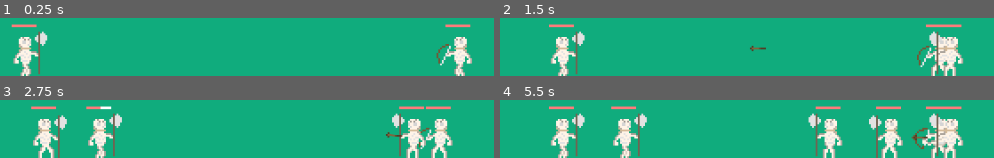
Above: before the commit, frames 1-4 (two rows, left to right).
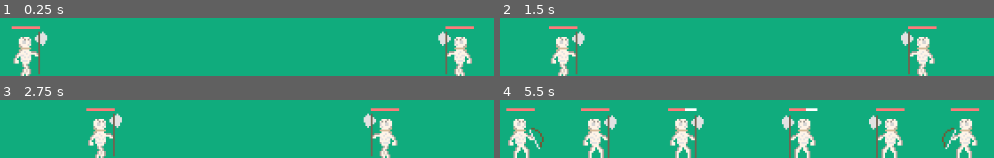
Above: after the commit, the same moments.

Repository: acc-lab/test
Game: Godot game, scene res://games scene.tscn
Same seed, same stepped clock (60 frames per second), same inputs: the game is played once before the commit and once after it.
Inputs (mouse positions are in pixels of both pictures, inside the frame that each line leads up to):
- Up to frame 1 (0.25 s): no input
- Up to frame 2 (1.5 s): move the mouse to (outside the picture) at 0.52 s; move the mouse to (outside the picture) at 1.27 s
- Up to frame 3 (2.75 s): move the mouse to (outside the picture) at 2.02 s
- Up to frame 4 (5.5 s): move the mouse to (outside the picture) at 2.77 s; move the mouse to (outside the picture) at 3.52 s; move the mouse to (outside the picture) at 4.27 s; move the mouse to (outside the picture) at 5.02 s

The runs differ from the first frame. In frame 1, 1.9% of the frame differs, in the area x 2-96%, y 10-97%; in frame 2, 7.1%; in frame 3, 11%; in frame 4, 27%, in the area x 1-98%, y 10-100%.

Commit message:
properly add chop projectile

Diff:
--- a/Manager_projectile.gd
+++ b/Manager_projectile.gd
@@ -1,7 +1,7 @@
 extends Node
 
 var scene = {}
-var scenes = ["arrow"]
+var scenes = ["arrow", "chop"]
 
 func _ready():
 	for name in scenes:
@@ -12,37 +12,8 @@
 var ticks = 0
 var UUID = 0
 
-func spawn_random():
-	if ticks > 0.1:
-		ticks -= 0.1
-		var RI = rng.randi_range(1, 100)
-
-		if RI >= 5:
-			# instantiate with name scenes[scene_num]
-			var sc = scene[scenes[0]]
-
-			var instance = sc.instance()
-			instance.set("uuid", UUID)
-			instance.set("team", 1)
-			instance.position.x = -20
-			instance.set("vx", rng.randi_range(15, 35))
-
-			UUID += 1
-			#add_child(instance)
-
-			var instance2 = sc.instance()
-			instance2.set("uuid", UUID)
-			instance2.set("team", 2)
-			instance2.position.x = 920
-			instance2.set("vx", rng.randi_range(-35, -15))
-
-			UUID += 1
-			#add_child(instance2)
-
 func _process(delta):
 	ticks += delta
-
-	spawn_random()
 
 	var children = get_children()
 
@@ -67,3 +38,17 @@
 
 		UUID += 1
 		add_child(instance)
+
+	if type == "chop":
+		var sc = scene[scenes[1]]
+
+		var instance = sc.instance()
+		instance.set("uuid", UUID)
+		instance.set("position", arguments["position"])
+		instance.set("team", arguments["team"])
+		instance.set("damage", arguments["damage"])
+
+		instance.set("slide", arguments["slide"])
+
+		UUID += 1
+		add_child(instance)
--- a/Manager_sprite.gd
+++ b/Manager_sprite.gd
@@ -1,19 +1,15 @@
 extends Node
 
-func _ready():
-	manager_projectile = get_parent().get_node("Manager (projectile)")
-
+func new_sprite(variant, team):
 	var sc = Preloads.scene["sprite_template"]
 	var instance = sc.instance()
-
-	var variant = Preloads.variants[1]
 
 	var script = Preloads.method[variant]
 	instance.set_script(script)
 
 	instance.set("variant", variant)
 	instance.set("uuid", UUID)
-	instance.set("team", 1)
+	instance.set("team", team)
 	instance.set("observe_target_x", null)
 	instance.connect("_shoot_projectile", manager_projectile, "_shoot_projectile")
 
@@ -21,19 +17,12 @@
 
 	add_child(instance)
 
-	var instance2 = sc.instance()
 
-	instance2.set_script(Preloads.method[Preloads.variants[0]])
+func _ready():
+	manager_projectile = get_parent().get_node("Manager (projectile)")
 
-	instance2.set("variant", Preloads.variants[0])
-	instance2.set("uuid", UUID)
-	instance2.set("team", 2)
-	instance2.set("observe_target_x", null)
-	instance2.connect("_shoot_projectile", manager_projectile, "_shoot_projectile")
-
-	UUID += 1
-
-	add_child(instance2)
+	new_sprite("axy", 1)
+	new_sprite("axy", 2)
 
 
 var rng = RandomNumberGenerator.new()
@@ -51,29 +40,14 @@
 		ticks -= 1
 		var RI = rng.randi_range(1, 100)
 
-		if RI >= 0:
-			# instantiate with name scenes[scene_num]
+		if RI >= 90:
+			new_sprite("archer2", 1)
+			new_sprite("archer2", 2)
 
-			var sc = Preloads.scene["sprite_template"]
-			var instance = sc.instance()
+		elif RI >= 20:
 
-			var variant = Preloads.variants[1]
-
-			var script = Preloads.method[variant]
-			instance.set_script(script)
-
-			instance.set("variant", variant)
-			instance.set("uuid", UUID)
-			if rng.randi_range(1, 100)>=50:
-				instance.set("team", 1)
-			else:
-				instance.set("team", 2)
-			instance.set("observe_target_x", null)
-			instance.connect("_shoot_projectile", manager_projectile, "_shoot_projectile")
-
-			UUID += 1
-
-			add_child(instance)
+			new_sprite("axy", 1)
+			new_sprite("axy", 2)
 
 func _process(delta):
 	ticks += delta
--- a/assets/scripts/sprite_template.gd
+++ b/assets/scripts/sprite_template.gd
@@ -102,7 +102,6 @@
 func _damage(damage):
 	health -= damage
 	effect = 10
-	print(health)
 
 func _attack():
 	pass
--- a/assets/sprite_template.tscn
+++ b/assets/sprite_template.tscn
@@ -7,13 +7,14 @@
 bg_color = Color( 1, 1, 1, 1 )
 
 [node name="sprite" type="Node2D"]
-position = Vector2( 250, -50 )
+position = Vector2( 192, -64 )
 
 [node name="health bar" type="ProgressBar" parent="."]
+anchor_right = 0.908
 margin_left = -16.0
-margin_top = -58.0
-margin_right = 12.0
-margin_bottom = -55.0
+margin_top = -56.0
+margin_right = 16.0
+margin_bottom = -53.0
 custom_styles/fg = SubResource( 1 )
 custom_styles/bg = SubResource( 2 )
 value = 50.0
--- a/assets/test_projectiles/arrow.gd
+++ b/assets/test_projectiles/arrow.gd
@@ -1,6 +1,4 @@
 extends KinematicBody2D
-
-onready var sprite = $Sprite
 
 var uuid
 var team = 1
--- /dev/null
+++ b/assets/test_projectiles/chop.gd
@@ -0,0 +1,41 @@
+extends KinematicBody2D
+
+var uuid
+var team = 1
+var damage=10
+
+var slide = [] # slide sequence
+
+var tick=0
+var last_tick=0
+
+func _ready():
+	set_collision_layer(0)
+	set_collision_mask((team)%2+1)
+
+	self.scale.x = getDir()
+	cst_movement()
+
+func cst_movement():
+	var s = slide[0] - self.position
+	var collision = move_and_collide(s)
+
+	if not collision:
+		for i in range(len(slide)-1):
+			s = slide[i+1] - slide[i]
+			collision = move_and_collide(s)
+			if collision:
+				break
+	if collision:
+		var collider = collision.collider
+		collider.set_damage(damage)
+
+	#call_deferred("free")
+
+func getDir():
+	var direction
+	if team==1:
+		direction = 1
+	else:
+		direction = -1
+	return direction
--- /dev/null
+++ b/assets/test_projectiles/chop.tscn
@@ -0,0 +1,13 @@
+[gd_scene load_steps=3 format=2]
+
+[ext_resource path="res://assets/test_projectiles/chop.gd" type="Script" id=1]
+
+[sub_resource type="RectangleShape2D" id=1]
+extents = Vector2( 1.5, 1.5 )
+
+[node name="KinematicBody2D" type="KinematicBody2D"]
+script = ExtResource( 1 )
+
+[node name="CollisionShape2D" type="CollisionShape2D" parent="."]
+scale = Vector2( 0.5, 0.5 )
+shape = SubResource( 1 )
--- a/assets/test_sprites/archer2.gd
+++ b/assets/test_sprites/archer2.gd
@@ -6,8 +6,8 @@
 	emit_signal("_shoot_projectile", "arrow", {
 		"position": self.position + Vector2(16*getDir(), -22),
 		"team": team,
-		"velocity": Vector2(18*getDir(), -1.8),
-		"acceleration": Vector2(0.2*getDir(), 0.2),
+		"velocity": Vector2(26*getDir(), -1.9),
+		"acceleration": Vector2(-0.4*getDir(), 0.2),
 		"damage": 40
 	})
 
--- a/assets/test_sprites/axy.gd
+++ b/assets/test_sprites/axy.gd
@@ -3,12 +3,11 @@
 func _attack():
 	# custom attack script
 
-	emit_signal("_shoot_projectile", "arrow", {
-		"position": self.position + Vector2(16*getDir(), -22),
+	emit_signal("_shoot_projectile", "chop", {
+		"position": self.position + Vector2(33*getDir(), -45),
+		"slide": [self.position + Vector2(40*getDir(), -31), self.position + Vector2(35*getDir(), -23)],
 		"team": team,
-		"velocity": Vector2(18*getDir(), -1.8),
-		"acceleration": Vector2(0.2*getDir(), 0.2),
-		"damage": 100
+		"damage": 5,
 	})
 
 func cst_movement(dur):
@@ -25,7 +24,7 @@
 		return 0.06
 
 	elif state == "attack":
-		if Constants.geq(dur, 0.18) and phase=="":
+		if Constants.geq(dur, 0.24) and phase=="":
 			_attack()
 			phase = "1"
 		if Constants.geq(dur, 0.39) and phase=="1":
@@ -38,7 +37,7 @@
 			state = "walk"
 			return 0.24
 
-	if state == "walk" and exceed(self.position.x + 35*getDir(), observe_target_x, getDir()):
+	if state == "walk" and exceed(self.position.x + 30*getDir(), observe_target_x, getDir()):
 		state = "before_attack"
 
 		return Constants.to30msmul(dur)
--- a/assets/test_sprites/axy.tscn
+++ b/assets/test_sprites/axy.tscn
@@ -285,7 +285,7 @@
 [node name="AnimatedSprite" type="AnimatedSprite" parent="."]
 scale = Vector2( 0.5, 0.5 )
 frames = SubResource( 12 )
-animation = "attack"
+animation = "walk"
 centered = false
 offset = Vector2( -28, -96 )
 __meta__ = {
